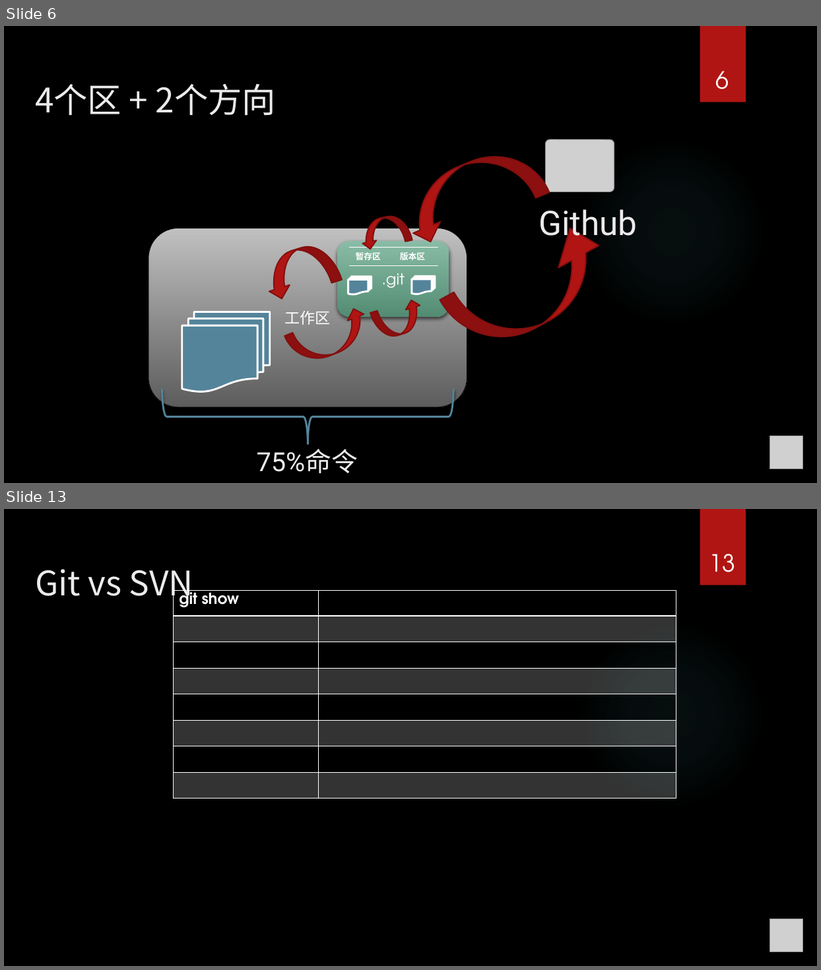
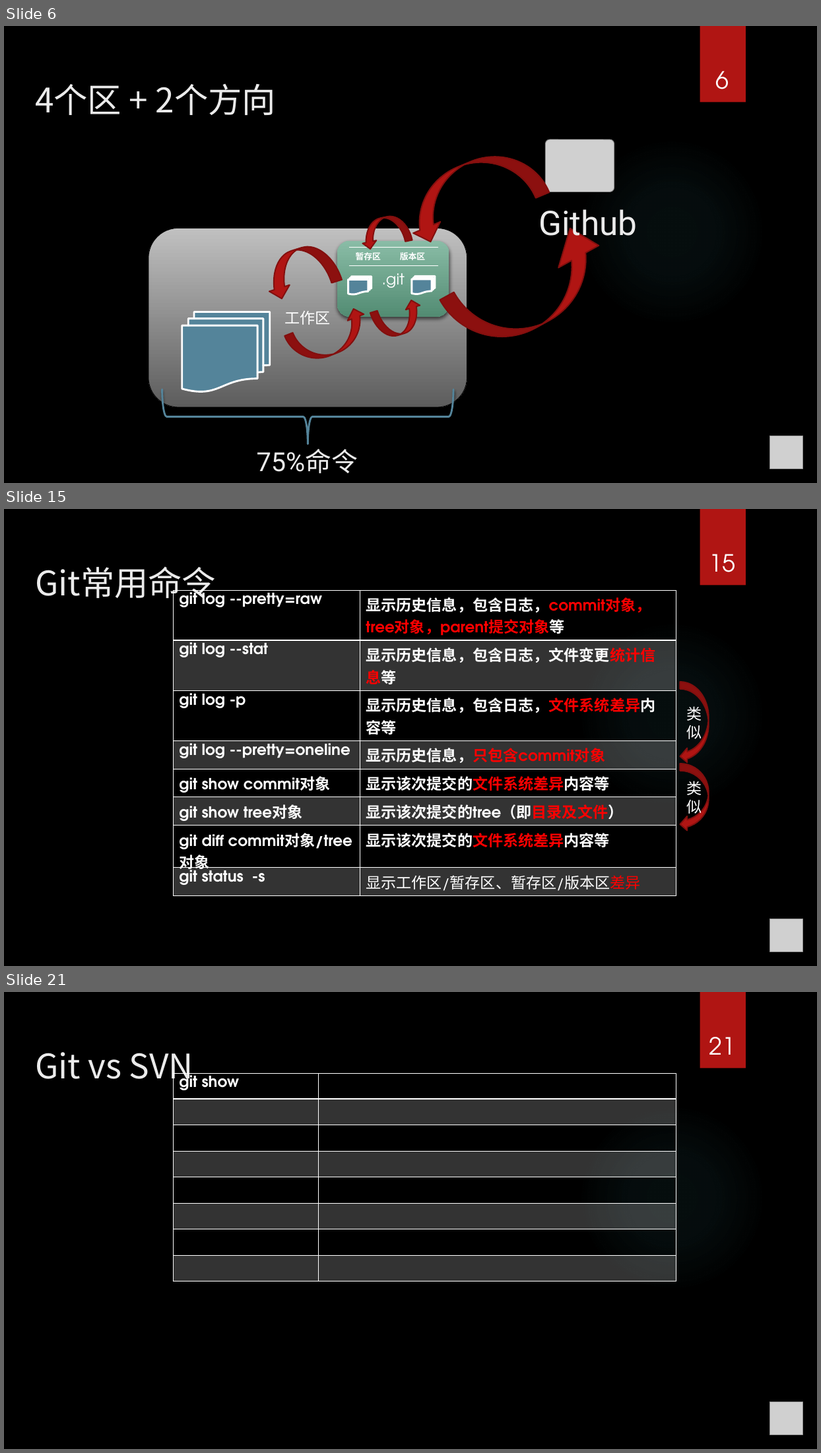
Before and after one commit to seafitliu/about, a slide deck: git那些事.pptx. Shown one above the other, each under a label of ours: slides 6 and 13 before the commit, slides 6, 15 and 21 after it; the slides between them are not shown. The pictures are 821x970 and 821x1453 pixels, drawn with LibreOffice and Linux fonts; fonts in the diff are those of the drawing; grey boxes stand for pictures; background and template pictures are left out. Boxes give left, top, right and bottom in pixels: in the first picture for what was removed or moved away, otherwise in the second. Text is boxed around its words. In the diff, an @@ line names an element or a change of style, - is before the commit and + after.

```diff
--- a/git那些事.pptx
+++ b/git那些事.pptx
@@ slide 15 added at <box>4,509,817,966</box>, background picture (left out); not listed: 2 template elements that a slide beside it also shows @@
@@ title added at <box>35,566,216,604</box>, 40 pt, text #EBEBEB @@
+Git常用命令
@@ page number added at <box>710,554,736,572</box>, 28 pt, text #FFFFFF @@
+15
@@ table added at <box>173,590,677,894</box>, 8 rows, 2 columns @@
+git log --pretty=raw | 显示历史信息，包含日志，commit对象，tree对象，parent提交对象等
+git log --stat | 显示历史信息，包含日志，文件变更统计信息等
+git log -p | 显示历史信息，包含日志，文件系统差异内容等
+git log --pretty=oneline | 显示历史信息，只包含commit对象
+git show commit对象 | 显示该次提交的文件系统差异内容等
+git show tree对象 | 显示该次提交的tree（即目录及文件）
+git diff commit对象/tree对象 | 显示该次提交的文件系统差异内容等
+git status -s | 显示工作区/暂存区、暂存区/版本区差异
@@ curved left arrow added at <box>680,682,709,764</box>, fill #B01513, outline #82100E 1.5 pt, 18 pt, text #FFFFFF @@
+类似
@@ curved left arrow added at <box>680,764,709,832</box>, fill #B01513, outline #82100E 1.5 pt, 18 pt, text #FFFFFF @@
+类似
@@ picture added at <box>770,920,803,952</box> @@
@@ what was slide 13 is now slide 21 @@
@@ page number at <box>710,1037,736,1055</box>: text changed @@
-13
+21
```
Also in this commit, not shown: 6 slides changed, 7 other slides added.
